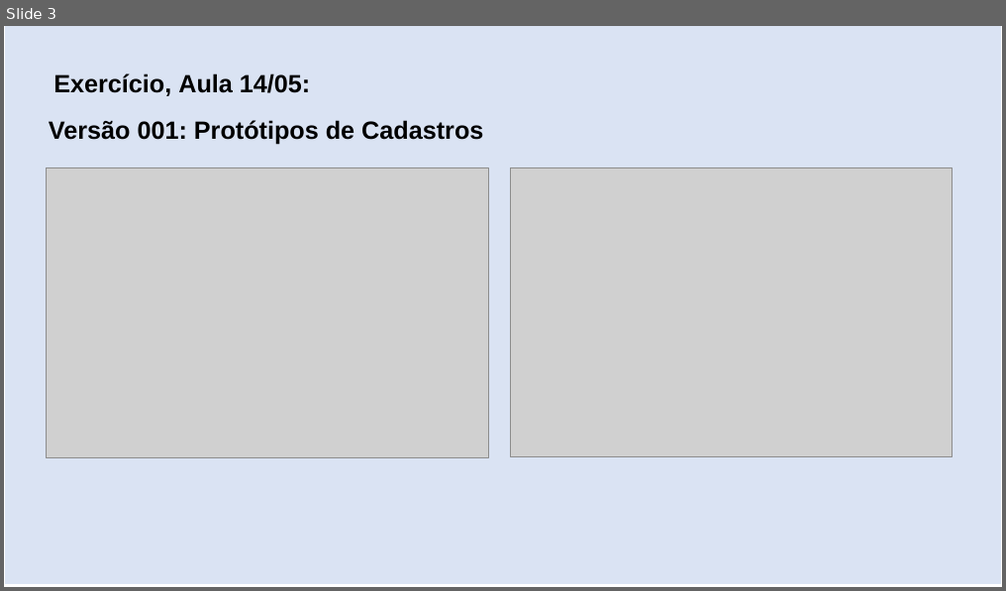
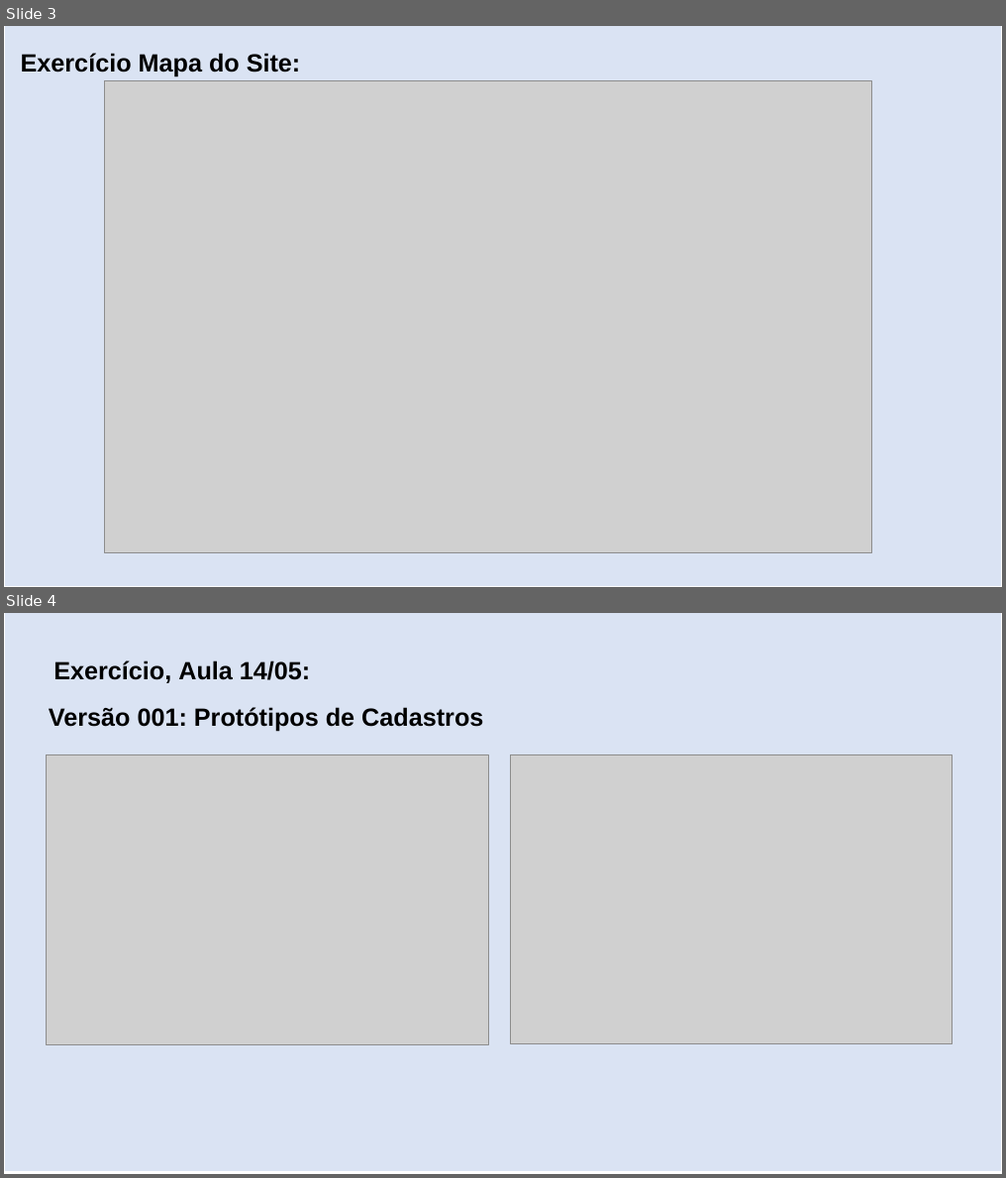
Before and after one commit to Galano/Mable, a slide deck: Aulas/Projeto de Interface do Usuario - Mable.pptx. Shown one above the other, each under a label of ours: slide 3 before the commit, slides 3 and 4 after it. The pictures are 1006x591 and 1006x1178 pixels, drawn with LibreOffice and Linux fonts; fonts in the diff are those of the drawing; grey boxes stand for pictures. Boxes give left, top, right and bottom in pixels: in the first picture for what was removed or moved away, otherwise in the second. Text is boxed around its words. In the diff, an @@ line names an element or a change of style, - is before the commit and + after.

Commit message:
Atualizando

```diff
--- a/Aulas/Projeto de Interface do Usuario - Mable.pptx
+++ b/Aulas/Projeto de Interface do Usuario - Mable.pptx
@@ slide 3 added at (4,26,1002,587), background #FFFFFF @@
@@ rectangle added at (4,26,1002,587), fill #DAE3F3, outline #FFFFFF 1 pt @@
@@ text added at (21,53,301,77), 24 pt, text #000000, bold @@
+Exercício Mapa do Site:
@@ picture added at (104,81,871,554) @@
@@ what was slide 3 is now slide 4 @@
```
